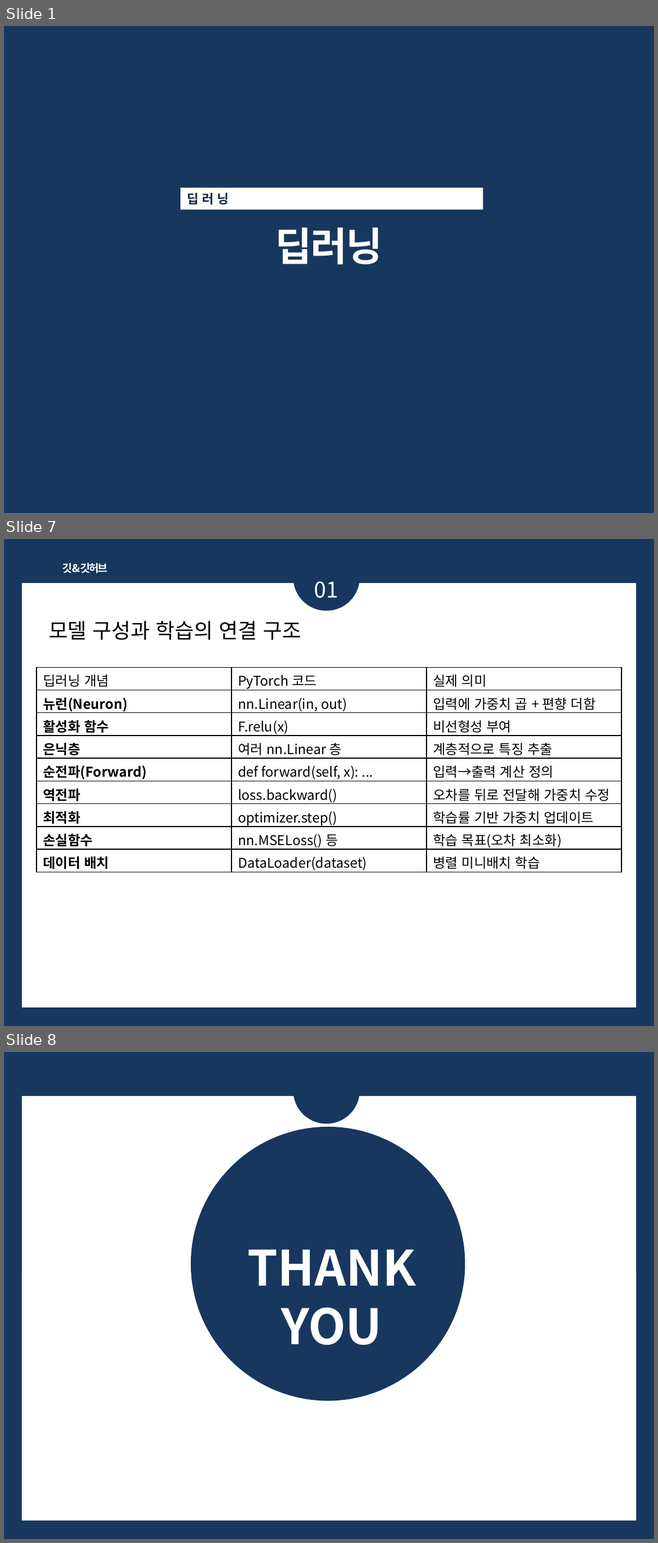
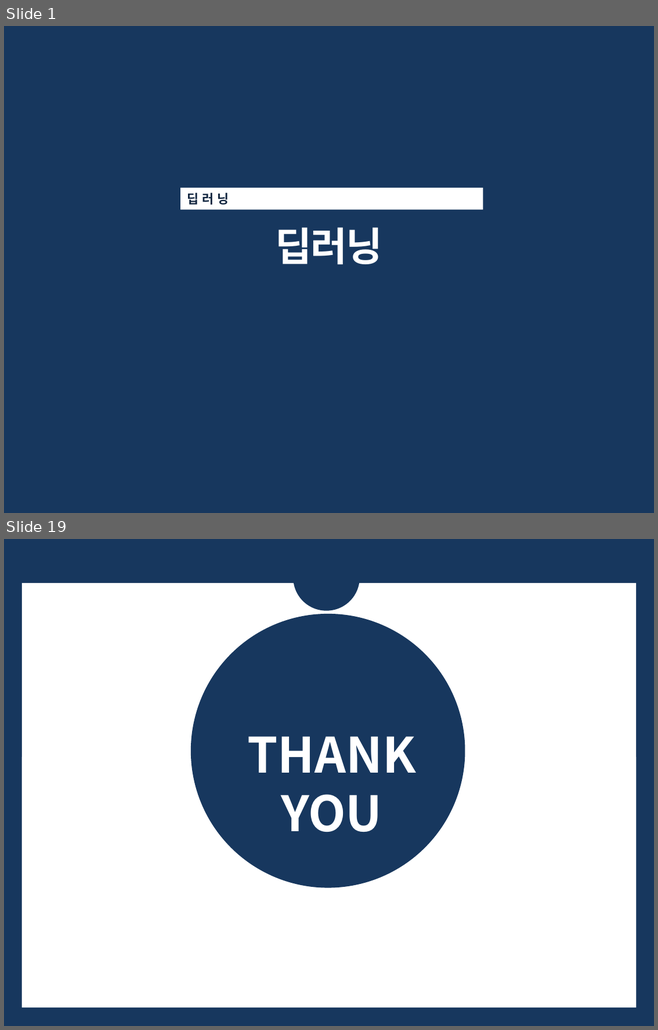
Before and after one commit to bsmoon-86/multicam_2025, a slide deck: PPT/딥러닝.pptx. Shown one above the other, each under a label of ours: slides 1, 7 and 8 before the commit, slides 1 and 19 after it; the slides between them are not shown. The pictures are 658x1543 and 658x1030 pixels, drawn with LibreOffice and Linux fonts; fonts in the diff are those of the drawing. Boxes give left, top, right and bottom in pixels: in the first picture for what was removed or moved away, otherwise in the second. Text is boxed around its words. In the diff, an @@ line names an element or a change of style, - is before the commit and + after.

```diff
--- a/PPT/딥러닝.pptx
+++ b/PPT/딥러닝.pptx
@@ slide 7 removed at (4,539,654,1026), background #17375E; not listed: 1 template element that a slide beside it also shows @@
@@ ellipse removed at (293,544,360,610) @@
@@ text removed at (62,563,107,573) @@
-깃&깃허브
@@ text removed at (314,581,338,598) @@
-01
@@ text removed at (49,621,301,640) @@
-모델 구성과 학습의 연결 구조
@@ table removed at (36,667,621,904), 9 rows, 3 columns @@
-딥러닝 개념 | PyTorch 코드 | 실제 의미
-뉴런(Neuron) | nn.Linear(in, out) | 입력에 가중치 곱 + 편향 더함
-활성화 함수 | F.relu(x) | 비선형성 부여
-은닉층 | 여러 nn.Linear 층 | 계층적으로 특징 추출
-순전파(Forward) | def forward(self, x): ... | 입력→출력 계산 정의
-역전파 | loss.backward() | 오차를 뒤로 전달해 가중치 수정
-최적화 | optimizer.step() | 학습률 기반 가중치 업데이트
-손실함수 | nn.MSELoss() 등 | 학습 목표(오차 최소화)
-데이터 배치 | DataLoader(dataset) | 병렬 미니배치 학습
@@ what was slide 8 is now slide 19 @@
```
Also in this commit, not shown: 3 slides changed, 14 slides added, 2 other slides removed, 8 other files.
